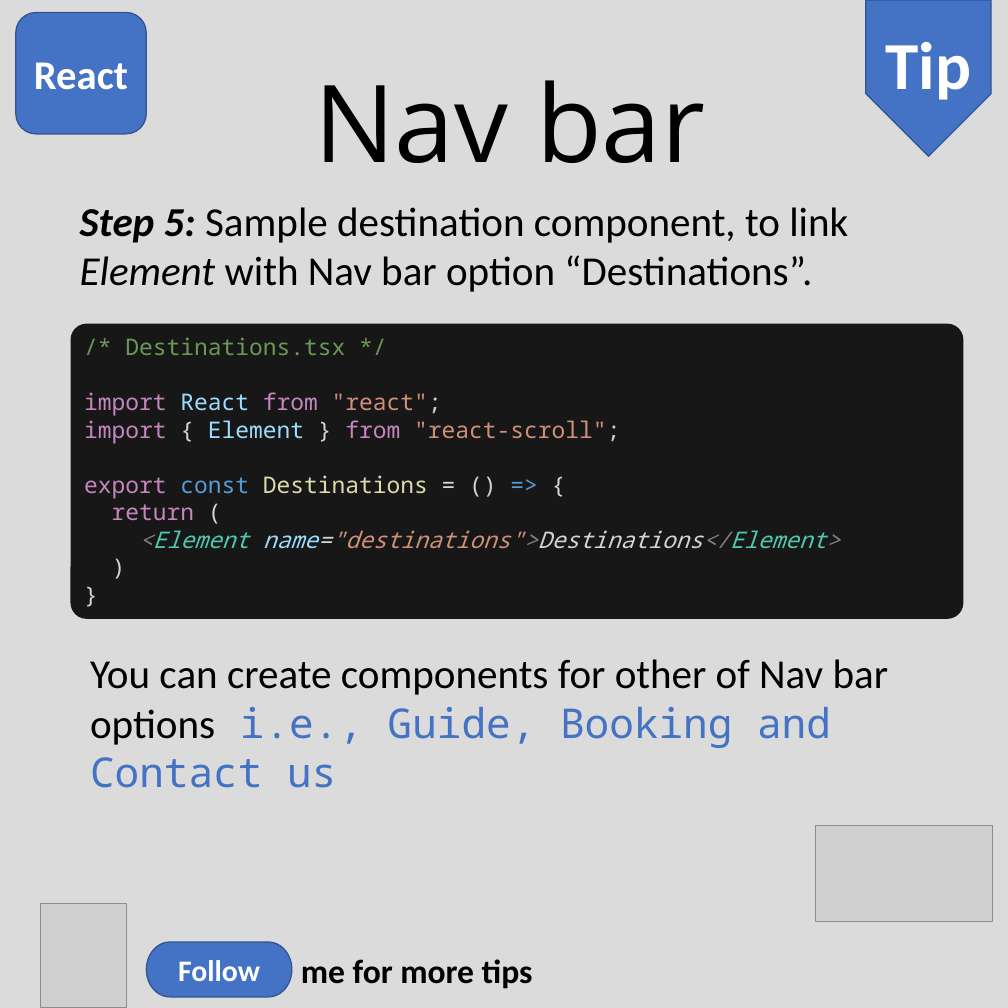
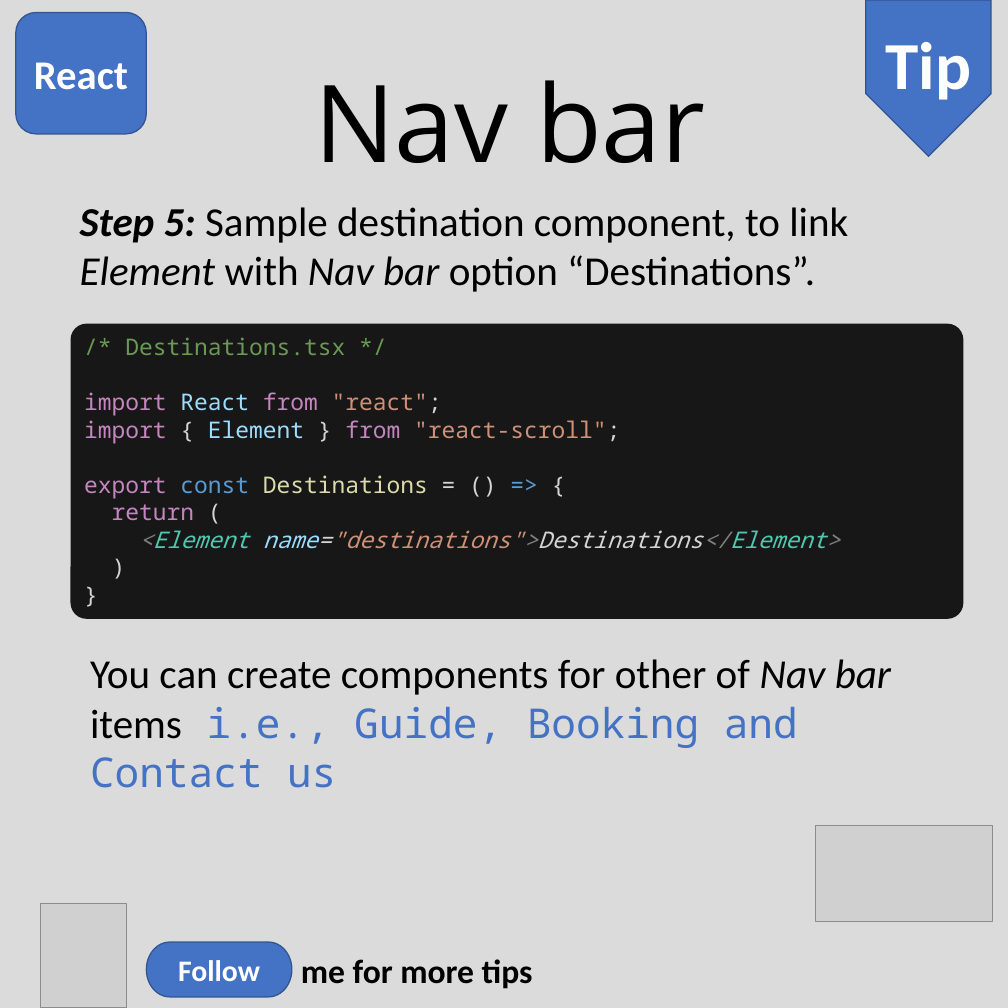
Before and after one commit to asadhasnain/tips, a slide deck: slide 5 of React/nav-bar/Nav-bar.pptx. Drawn at 1008x1008 pixels with LibreOffice and Linux fonts; fonts in the diff are those of the drawing; grey boxes stand for pictures. Boxes give left, top, right and bottom in pixels: in the first picture for what was removed or moved away, otherwise in the second. Text is boxed around its words. In the diff, an @@ line names an element or a change of style, - is before the commit and + after.

```diff
--- a/React/nav-bar/Nav-bar.pptx
+++ b/React/nav-bar/Nav-bar.pptx
@@ text "Step 5: Sample destination component, ..." at bbox=[80, 207, 848, 292]: italic on in "Nav bar" @@
@@ text at bbox=[90, 659, 891, 788]: text changed @@
-You can create components for other of Nav bar options i.e., Guide, Booking and Contact us
+You can create components for other of Nav bar items i.e., Guide, Booking and Contact us
```
Also in this commit, not shown: 7 other slides changed, 2 other files.
